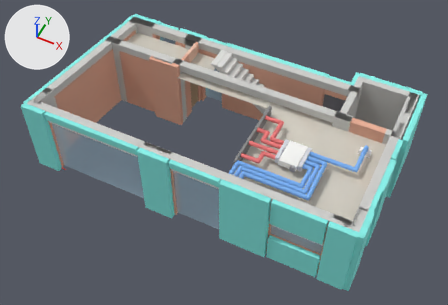
What one commit did to the glTF model m/HouseEM_AR_GF_open.glb.
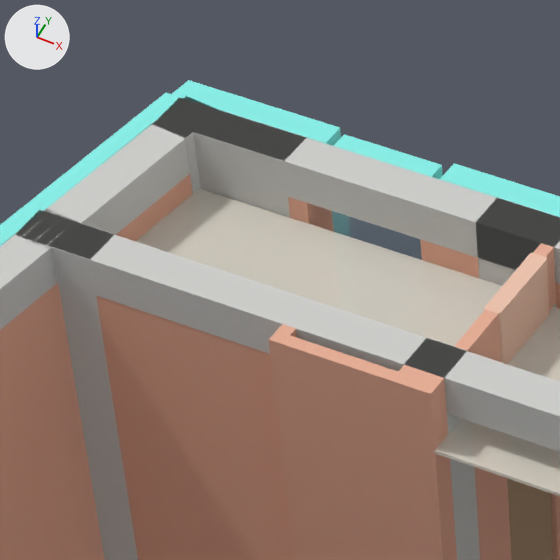
The first picture shows the older version from a camera (50 mm lens) standing at (13.26, -11.05, 18.16) and looking at (6.38, 2.71, 0.96). The close-ups show the older and then the newer version on the part from 23% to 45% of the width and 0% to 32% of the height of that picture. Only the edits that show in the close-ups are written down. Arrows for +X, +Y and +Z are at upper left; the lights stay in place. Where no turn or scale is listed for an object, it has been applied to the vertices.

The scene before the commit, as lines of its bpy script (objects in view):
```python
mat_material_11 = principled_material('Material_11')
mat_material_11.base_color = (0.969, 0.969, 0.969)  # white #fbfbfb
mat_material_11.roughness = 0.9
me_gf_beam09 = bpy.data.meshes.new('GF-BEAM09')
me_gf_beam09.from_pydata(...)  # a box spanning x 0.48..3.78, y 4.2..4.5, z 2.75..3.05
me_gf_beam09.materials.append(mat_material_8)  # light grey #cececb
me_gf_cl06 = bpy.data.meshes.new('GF-CL06')
me_gf_cl06.from_pydata(...)  # 10 vertices, 16 faces; spans x 3.781..4.787, y 4.872..5.659, z 2.55..2.575
me_gf_cl06.materials.append(mat_material_9)  # white #f3eddf
me_gf_intw04 = bpy.data.meshes.new('GF-INTW04')
me_gf_intw04.from_pydata(...)  # 10 vertices, 16 faces; spans x 1.08..2.67, y 4.2..4.3, z 0.0..2.75
me_gf_intw04.materials.append(mat_material_5)  # beige #e7ad94
ob_gf_beam09 = bpy.data.objects.new('GF-BEAM09', me_gf_beam09)
ob_gf_beam09.location = (0.0, 0.0, 0.0)
ob_gf_cl06 = bpy.data.objects.new('GF-CL06', me_gf_cl06)
ob_gf_cl06.location = (0.0, 0.0, 0.0)
ob_gf_intw04 = bpy.data.objects.new('GF-INTW04', me_gf_intw04)
ob_gf_intw04.location = (0.0, 0.0, 0.0)
# also in view: 'GF-INTW03' at (3.73, 5.64, 1.52); 'GF-INTW02' at (3.73, 4.71, 1.52); 'GF-CL01' at (2.3, 5.0, 2.56); 'GF-COL04' at (0.78, 4.35, 1.52); 'GF-ID01' at (3.73, 5.25, 1.17)
```
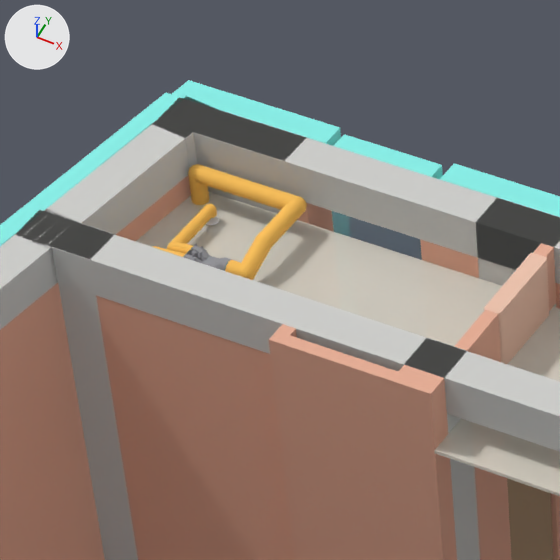
What the commit changed:
Material 'Material_11' (mat_material_11) changes colour from white #fbfbfb to orange #ffc458; in linear values from (0.969, 0.969, 0.969) to (1.0, 0.549, 0.098).
Mesh me_gf_de03_eta_d125_gf_bath___riser_in_core_a3__galv__spiral is new.
It has 897 vertices, 1806 faces and spans x 0.96..1.89, y 4.83..5.65, z 0.0..2.86.
It uses material mat_material_11 (orange #ffc458).
Mesh me_gf_ad02_connector_d125_oval_0000_4638__duco_ifc is new.
It has 1070 vertices, 2132 faces and spans x 1.53..1.705, y 4.809..4.972, z 2.641..2.771.
It uses material mat_material_12 (grey #949499).
Mesh me_gf_ad02_adapter_2x90_oval_0000_4686__duco_ifc is new.
It has 1107 vertices, 2344 faces and spans x 1.342..1.53, y 4.79..4.99, z 2.641..2.745.
It uses material mat_material_12 (grey #949499).
Mesh me_gf_de02_ducoflex_ø90_0000_4692 is new.
It has 663 vertices, 1344 faces and spans x 1.175..1.382, y 4.895..5.455, z 2.63..2.738.
It uses material mat_material_11 (orange #ffc458).
Mesh me_gf_de02_ducoflex_ø90_0000_4692__2 is new.
It has 663 vertices, 1344 faces and spans x 1.085..1.382, y 4.595..4.885, z 2.63..2.738.
It uses material mat_material_11 (orange #ffc458).
Mesh me_gf_vl02_ducovent_basic_0000_4178____connector_0000_4681 is new.
It has 911 vertices, 1818 faces and spans x 1.122..1.318, y 5.31..5.51, z 2.525..2.6.
It uses material mat_material_10 (white #fbfbfb).
Object 'GF-DE03 ETA D125 GF bath + riser in core A3 (galv. spiral)' (ob_gf_de03_eta_d125_gf_bath___riser_in_core_a3__galv__spiral) is new; it shows me_gf_de03_eta_d125_gf_bath___riser_in_core_a3__galv__spiral.
Its location is (0.0, 0.0, 0.0).
Object 'GF-AD02 connector D125 oval 0000-4638 (Duco IFC)' (ob_gf_ad02_connector_d125_oval_0000_4638__duco_ifc) is new; it shows me_gf_ad02_connector_d125_oval_0000_4638__duco_ifc.
Its location is (0.0, 0.0, 0.0).
Object 'GF-AD02 adapter 2x90 oval 0000-4686 (Duco IFC)' (ob_gf_ad02_adapter_2x90_oval_0000_4686__duco_ifc) is new; it shows me_gf_ad02_adapter_2x90_oval_0000_4686__duco_ifc.
Its location is (0.0, 0.0, 0.0).
Object 'GF-DE02 DucoFlex Ø90 0000-4692' (ob_gf_de02_ducoflex_ø90_0000_4692) is new; it shows me_gf_de02_ducoflex_ø90_0000_4692.
Its location is (0.0, 0.0, 0.0).
Object 'GF-DE02 DucoFlex Ø90 0000-4692 (2)' (ob_gf_de02_ducoflex_ø90_0000_4692__2) is new; it shows me_gf_de02_ducoflex_ø90_0000_4692__2.
Its location is (0.0, 0.0, 0.0).
Object 'GF-VL02 DucoVent Basic 0000-4178 (+ connector 0000-4681)' (ob_gf_vl02_ducovent_basic_0000_4178____connector_0000_4681) is new; it shows me_gf_vl02_ducovent_basic_0000_4178____connector_0000_4681.
Its location is (0.0, 0.0, 0.0).

Changed parts and their boxes (x1, y1, x2, y2) in the close-ups (560 x 560 px):
'GF-DE03 ETA D125 GF bath + riser in core A3 (galv. spiral)', added (orange): after (188, 164, 307, 280)
'GF-DE02 DucoFlex Ø90 0000-4692', added (orange): after (167, 204, 217, 254)
'GF-AD02 adapter 2x90 oval 0000-4686 (Duco IFC)', added: after (183, 244, 213, 264)
'GF-AD02 connector D125 oval 0000-4638 (Duco IFC)', added: after (205, 257, 232, 271)
'GF-DE02 DucoFlex Ø90 0000-4692 (2)', added (mostly hidden): after (152, 246, 185, 257)
'GF-VL02 DucoVent Basic 0000-4178 (+ connector 0000-4681)', added: after (206, 216, 219, 225)
